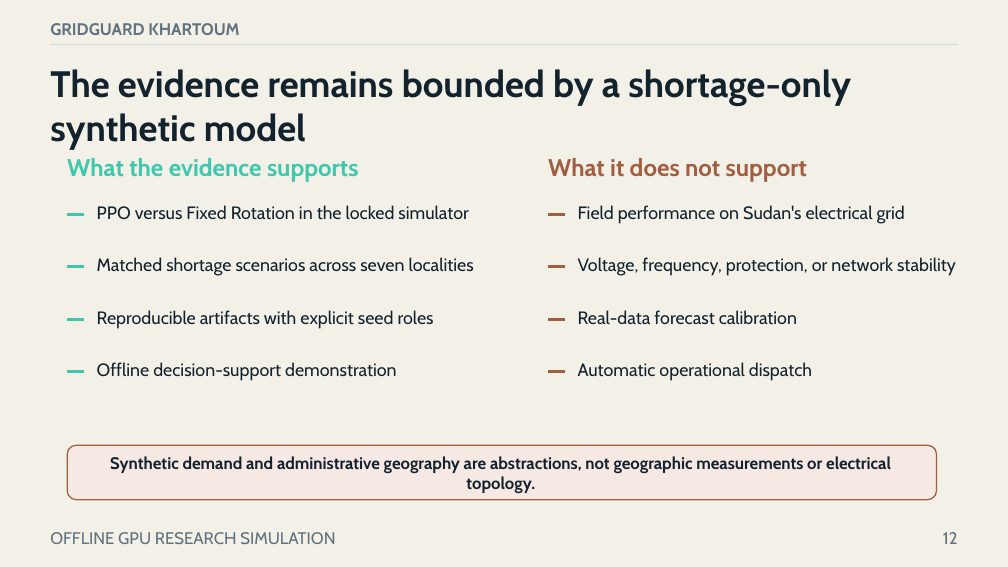
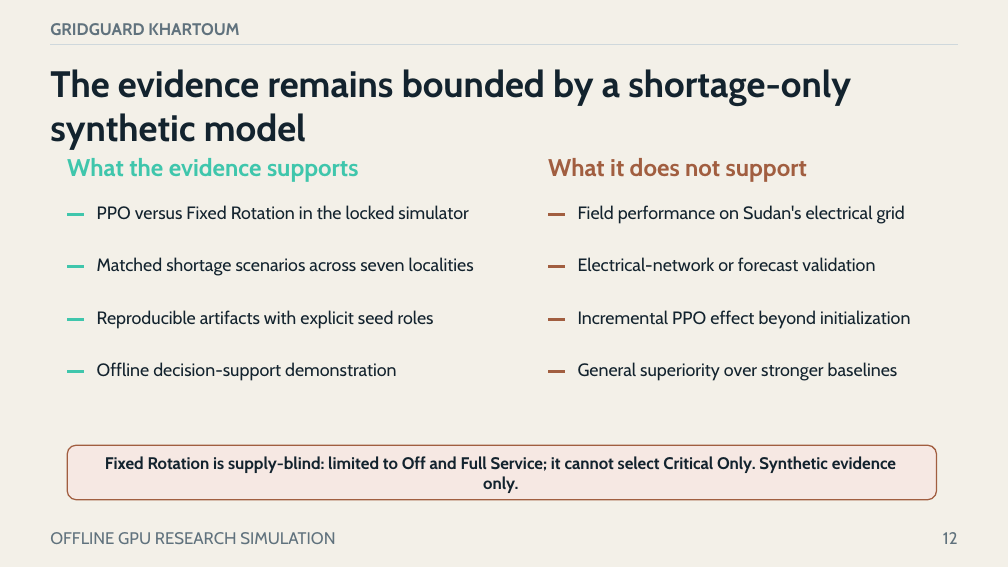
Before and after one commit to boomout2012-afk/gridguard-khartoum, a slide deck: slide 12 of output/presentation/gridguard-khartoum-defense.pptx. Drawn at 1008x567 pixels with LibreOffice and Linux fonts; fonts in the diff are those of the drawing. Boxes give left, top, right and bottom in pixels: in the first picture for what was removed or moved away, otherwise in the second. Text is boxed around its words. In the diff, an @@ line names an element or a change of style, - is before the commit and + after.

Commit message:
feat: refresh presentation surfaces and visual evidence

```diff
--- a/output/presentation/gridguard-khartoum-defense.pptx
+++ b/output/presentation/gridguard-khartoum-defense.pptx
@@ text at [578,257,875,272]: text changed @@
-Voltage, frequency, protection, or network stability
+Electrical-network or forecast validation
@@ text at [578,310,910,329]: text changed @@
-Real-data forecast calibration
+Incremental PPO effect beyond initialization
@@ text at [578,362,898,381]: text changed @@
-Automatic operational dispatch
+General superiority over stronger baselines
@@ text at [105,456,896,493]: text changed @@
-Synthetic demand and administrative geography are abstractions, not geographic measurements or electrical topology.
+Fixed Rotation is supply-blind: limited to Off and Full Service; it cannot select Critical Only. Synthetic evidence only.
```
Also in this commit, not shown: 7 other slides changed, 43 other files.
